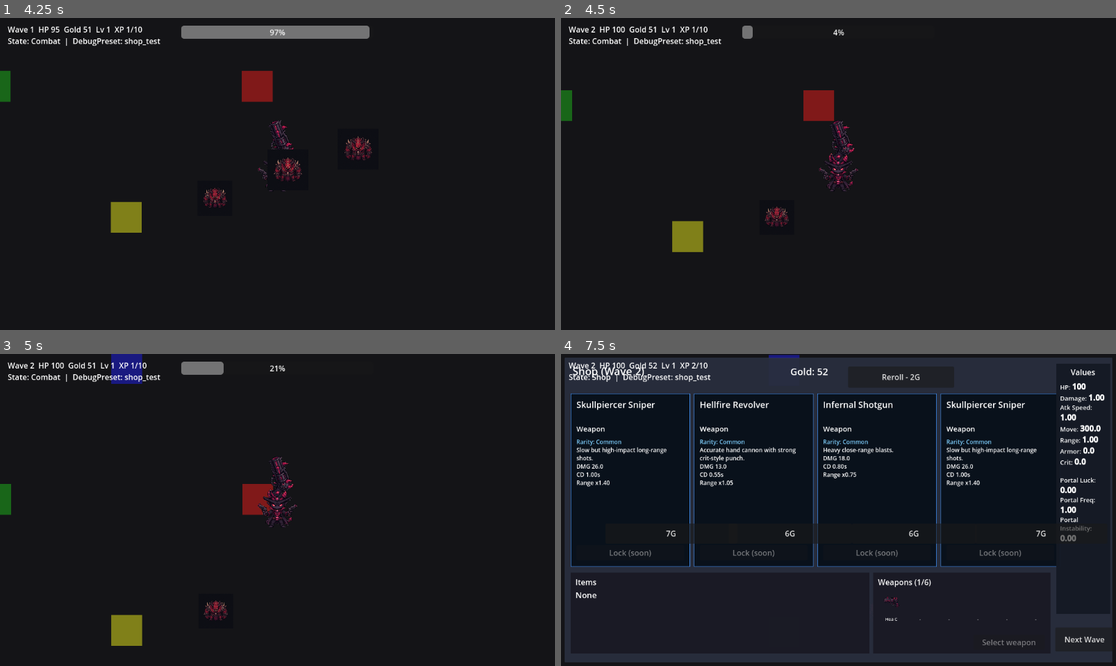
Above: before the commit, frames 1-4 (two rows, left to right).
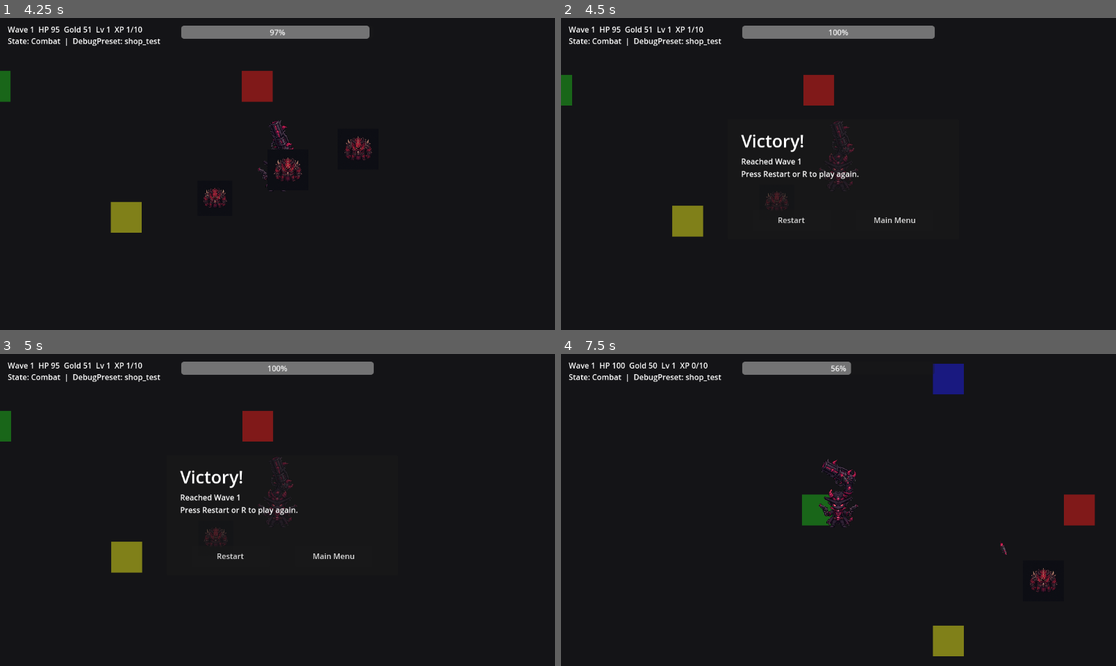
Above: after the commit, the same moments.

Repository: KevinRabbe/bullet-hell-roughe-lite
Game: Godot game, scene res://scenes/ui/MainMenu.tscn
Two runs of this game, one before a commit and one after it. Both use one fixed random seed, a clock stepped at 60 frames per second and the inputs below.
Inputs (mouse positions are in pixels of both pictures, inside the frame that each line leads up to):
- Up to frame 1 (4.25 s): click "Start Run" at 0.5 s; click "Start Run" at 1.25 s; tap Enter at 2 s; move the mouse to (399, 158) at 2.02 s; hold D (move_right) 2.03-2.78 s; hold C (cycle_character) 2.03-2.78 s; click (399, 158) at 2.17 s; tap Space at 2.27, 3.02 s; move the mouse to (166, 189) at 2.77 s; hold S (move_down) 2.78-3.53 s; tap E (interact) at 2.85 s; move the mouse to (333, 105) at 3.52 s; hold D (move_right) from 3.53 s (still down); tap B at 3.6 s
- Up to frame 2 (4.5 s): move the mouse to (810, 236) at 4.27 s; release D (move_right) at 4.28 s; hold W (move_up) from 4.28 s (still down); tap Enter at 4.35 s; click (810, 236) at 4.42 s
- Up to frame 3 (5 s): keep holding W (move_up); tap Space at 4.52 s
- Up to frame 4 (7.5 s): release W (move_up) at 5 s; click (794, 556) at 5 s, where only the run after the commit has a clickable "Restart"; click (844, 534) at 5.75 s, where only the run after the commit has a clickable "Start Run"; move the mouse to (1005, 556) at 6.52 s; hold A (move_left) from 6.53 s (still down); tap R at 6.6 s; tap Space at 6.77 s; move the mouse to (672, 463) at 7.27 s; tap P at 7.35 s

Frame 1 is identical in both runs. In frame 2, 4.0% of the frame differs, in the area x 0-68%, y 2-76%; in frame 3, 5.4%; in frame 4, 24%, in the area x 0-100%, y 0-99%.

Commit message:
Task 2: align run end-state and boss defeat flow

Diff:
--- a/scenes/game/Main.tscn
+++ b/scenes/game/Main.tscn
@@ -258,6 +258,45 @@
 offset_right = 210.0
 offset_bottom = 330.0
 text = "Reroll (2G)"
+
+[node name="RunEndUI" type="CanvasLayer" parent="."]
+
+[node name="Panel" type="Panel" parent="RunEndUI"]
+visible = false
+offset_left = 346.0
+offset_top = 210.0
+offset_right = 826.0
+offset_bottom = 460.0
+
+[node name="Title" type="Label" parent="RunEndUI/Panel"]
+offset_left = 28.0
+offset_top = 20.0
+offset_right = 452.0
+offset_bottom = 68.0
+theme_override_font_sizes/font_size = 36
+text = "Game Over"
+
+[node name="Summary" type="Label" parent="RunEndUI/Panel"]
+offset_left = 28.0
+offset_top = 76.0
+offset_right = 452.0
+offset_bottom = 168.0
+autowrap_mode = 2
+text = "Reached Wave 1"
+
+[node name="RestartButton" type="Button" parent="RunEndUI/Panel"]
+offset_left = 52.0
+offset_top = 188.0
+offset_right = 214.0
+offset_bottom = 232.0
+text = "Restart"
+
+[node name="MainMenuButton" type="Button" parent="RunEndUI/Panel"]
+offset_left = 266.0
+offset_top = 188.0
+offset_right = 428.0
+offset_bottom = 232.0
+text = "Main Menu"
 
 [node name="BossManager" type="Node" parent="."]
 script = ExtResource("9")
--- a/scripts/game/boss_manager.gd
+++ b/scripts/game/boss_manager.gd
@@ -1,4 +1,5 @@
 extends Node
+signal boss_defeated
 
 @export var boss_scene: PackedScene
 @export var player_path: NodePath
@@ -53,3 +54,4 @@
 
 func _on_gate_beast_defeated() -> void:
 	print("Boss defeated: Gate Beast")
+	boss_defeated.emit()
--- a/scripts/game/main_game.gd
+++ b/scripts/game/main_game.gd
@@ -18,6 +18,12 @@
 @onready var level_up_panel: Control = $LevelUpUI/Panel
 @onready var level_up_title: Label = $LevelUpUI/Panel/Title
 @onready var level_up_reroll_button: Button = $LevelUpUI/Panel/RerollButton
+@onready var run_end_layer: CanvasLayer = $RunEndUI
+@onready var run_end_panel: Control = $RunEndUI/Panel
+@onready var run_end_title: Label = $RunEndUI/Panel/Title
+@onready var run_end_summary: Label = $RunEndUI/Panel/Summary
+@onready var run_end_restart_button: Button = $RunEndUI/Panel/RestartButton
+@onready var run_end_main_menu_button: Button = $RunEndUI/Panel/MainMenuButton
 @onready var level_up_choice_buttons: Array[Button] = [
 	$LevelUpUI/Panel/Choice1,
 	$LevelUpUI/Panel/Choice2,
@@ -52,6 +58,7 @@
 var level_up_reroll_count: int = 0
 var level_up_base_reroll_cost: int = 2
 var default_wave_duration_seconds: float = 30.0
+var run_finished: bool = false
 
 func _ready() -> void:
 	process_mode = Node.PROCESS_MODE_ALWAYS
@@ -66,6 +73,9 @@
 		player.level_up_pending_changed.connect(_on_level_up_pending_changed)
 	if enemy_spawner != null and enemy_spawner.has_signal("wave_completed"):
 		enemy_spawner.connect("wave_completed", _on_wave_completed)
+	var boss_manager := get_node_or_null("BossManager")
+	if boss_manager != null and boss_manager.has_signal("boss_defeated"):
+		boss_manager.connect("boss_defeated", _on_boss_defeated)
 	if start_button != null:
 		start_button.pressed.connect(_on_start_pressed)
 	if wave_continue_button != null:
@@ -76,6 +86,10 @@
 		level_up_choice_buttons[index].pressed.connect(_on_level_up_choice_pressed.bind(index))
 	if level_up_reroll_button != null:
 		level_up_reroll_button.pressed.connect(_on_level_up_reroll_pressed)
+	if run_end_restart_button != null:
+		run_end_restart_button.pressed.connect(_on_run_end_restart_pressed)
+	if run_end_main_menu_button != null:
+		run_end_main_menu_button.pressed.connect(_on_run_end_main_menu_pressed)
 	levelup_rng = _resolve_rng("levelup")
 	if enemy_spawner != null:
 		default_wave_duration_seconds = float(enemy_spawner.get("wave_duration_seconds"))
@@ -121,11 +135,15 @@
 		return
 
 func _on_player_died() -> void:
+	if run_finished:
+		return
+	run_finished = true
 	waiting_for_restart = true
 	waiting_for_wave_continue = false
 	waiting_for_level_up_choice = false
 	_set_combat_active(false)
 	_hide_run_overlays()
+	_show_run_end(false)
 
 func _toggle_pause() -> void:
 	var should_pause := not get_tree().paused
@@ -245,11 +263,15 @@
 	_hide_control_if_present("WaveIntermission/Panel")
 	_hide_control_if_present("ShopUI/Panel")
 	_hide_control_if_present("LevelUpUI/Panel")
+	_hide_control_if_present("RunEndUI/Panel")
+	_hide_control_if_present("RunEndUI")
 
 func _hide_control_if_present(path: NodePath) -> void:
 	var node := get_node_or_null(path)
 	if node is Control:
 		(node as Control).visible = false
+	if node is CanvasLayer:
+		(node as CanvasLayer).visible = false
 
 func _load_selectable_characters() -> void:
 	var data_registry := get_node_or_null("/root/DataRegistry")
@@ -364,6 +386,36 @@
 func _on_level_up_pending_changed() -> void:
 	print("Level-up pending. Will show after wave.")
 
+func _on_boss_defeated() -> void:
+	if run_finished:
+		return
+	run_finished = true
+	waiting_for_restart = true
+	waiting_for_wave_continue = false
+	waiting_for_level_up_choice = false
+	_set_combat_active(false)
+	_hide_run_overlays()
+	_show_run_end(true)
+
+func _show_run_end(victory: bool) -> void:
+	if run_end_layer != null:
+		run_end_layer.visible = true
+	if run_end_panel != null:
+		run_end_panel.visible = true
+	if run_end_title != null:
+		run_end_title.text = "Victory!" if victory else "Game Over"
+	if run_end_summary != null:
+		var wave := int(enemy_spawner.get("current_wave_index")) if enemy_spawner != null else 1
+		run_end_summary.text = "Reached Wave %d\nPress Restart or R to play again." % wave
+
+func _on_run_end_restart_pressed() -> void:
+	_new_run_seed()
+	get_tree().reload_current_scene()
+
+func _on_run_end_main_menu_pressed() -> void:
+	_new_run_seed()
+	get_tree().reload_current_scene()
+
 func _open_level_up_screen() -> void:
 	waiting_for_level_up_choice = true
 	level_up_reroll_count = 0
